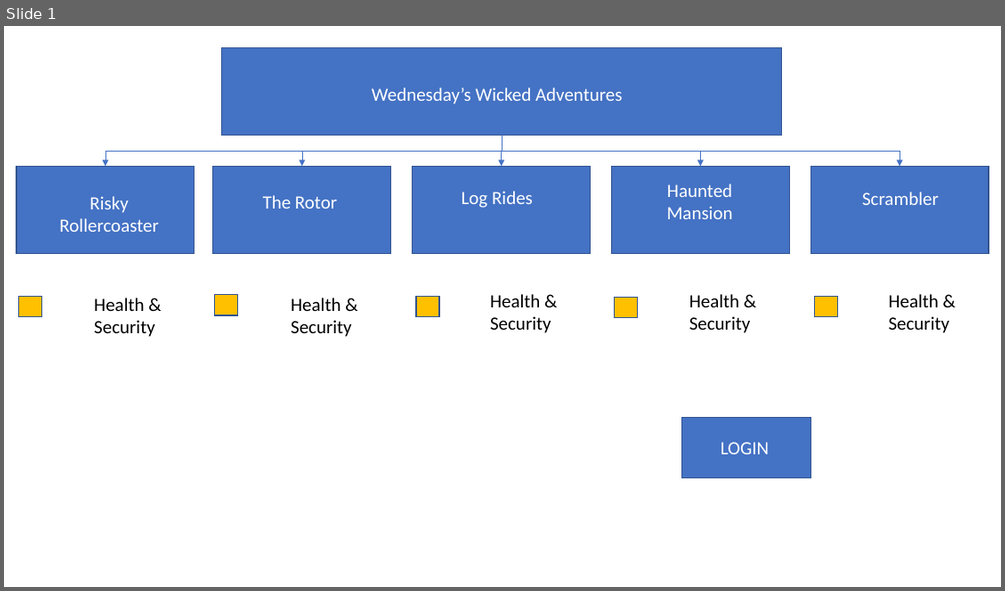
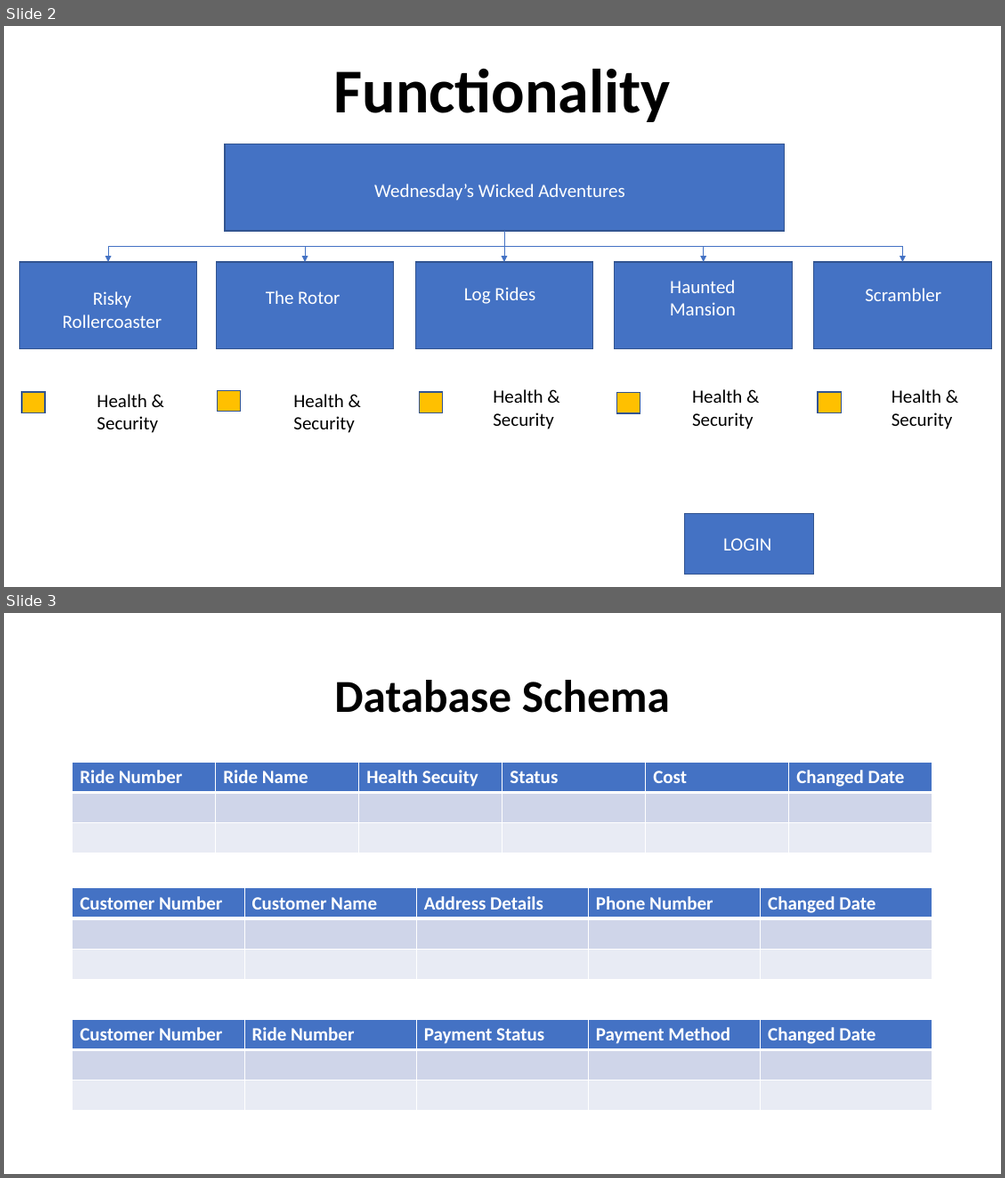
Before and after one commit to devopslecturer/awmsc2022, a slide deck: Themepark sample.pptx. Shown one above the other, each under a label of ours: slide 1 before the commit, slides 2 and 3 after it. The pictures are 1005x591 and 1005x1178 pixels, drawn with LibreOffice and Linux fonts; fonts in the diff are those of the drawing. Boxes give left, top, right and bottom in pixels: in the first picture for what was removed or moved away, otherwise in the second. Text is boxed around its words. In the diff, an @@ line names an element or a change of style, - is before the commit and + after.

Commit message:
Added front page and DB schema to the PPT

```diff
--- a/Themepark sample.pptx
+++ b/Themepark sample.pptx
@@ slide 3 added at <box>4,613,1001,1174</box>, background #FFFFFF @@
@@ title added at <box>334,680,670,713</box>, 44 pt, text #000000, bold @@
+Database Schema
@@ table added at <box>73,763,934,854</box>, 3 rows, 6 columns @@
+Ride Number | Ride Name | Health Secuity | Status | Cost | Changed Date
+ |  |  |  |  | 
+ |  |  |  |  | 
@@ table added at <box>73,888,933,980</box>, 3 rows, 5 columns @@
+Customer Number | Customer Name | Address Details | Phone Number | Changed Date
+ |  |  |  | 
+ |  |  |  | 
@@ table added at <box>73,1020,933,1111</box>, 3 rows, 5 columns @@
+Customer Number | Ride Number | Payment Status | Payment Method | Changed Date
+ |  |  |  | 
+ |  |  |  | 
@@ what was slide 1 is now slide 2 @@
@@ slide 2 changed as well @@
@@ text added at <box>333,68,671,122</box>, 60 pt, text #000000, bold @@
+Functionality
@@ 5 texts, 3 elbow arrows, 1 rectangle: place and size @@
-5 texts, 3 elbow arrows, 1 rectangle at <box>105,87,950,333</box>
+5 texts, 3 elbow arrows, 1 rectangle at <box>108,184,953,429</box>
@@ elbow arrow moved from (502, 135) - (900, 166) to (504, 231) - (903, 262) @@
@@ elbow arrow moved from (502, 135) - (700, 166) to (504, 231) - (704, 262) @@
@@ 11 rectangles, 7 texts: place and size @@
-11 rectangles, 7 texts at <box>16,47,989,477</box>
+11 rectangles, 7 texts at <box>20,143,992,573</box>
```
Also in this commit, not shown: 1 other slide added.
